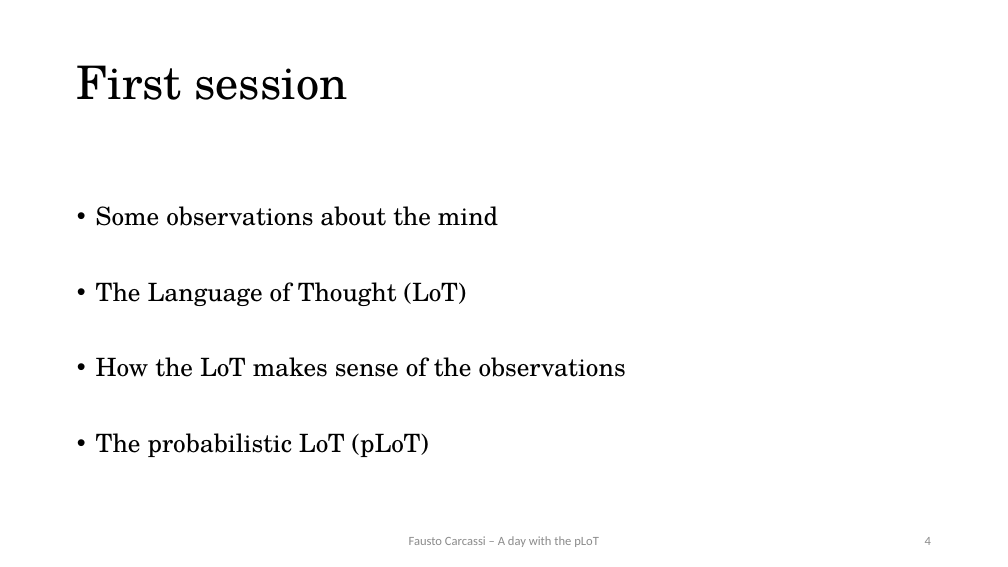
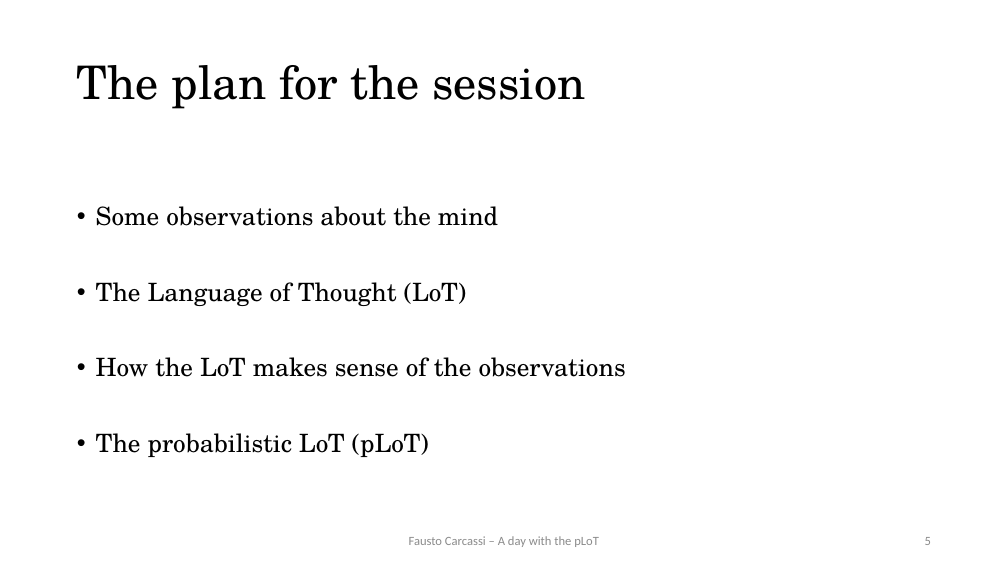
Before and after one commit to thelogicalgrammar/pLoT_workshop, a slide deck: slide 5 of book/lectures/1.pptx (slide 4 before the commit). Drawn at 1008x567 pixels with LibreOffice and Linux fonts; fonts in the diff are those of the drawing. Boxes give left, top, right and bottom in pixels: in the first picture for what was removed or moved away, otherwise in the second. Text is boxed around its words. In the diff, an @@ line names an element or a change of style, - is before the commit and + after.

```diff
--- a/book/lectures/1.pptx
+++ b/book/lectures/1.pptx
@@ title at (77, 65, 585, 109): text changed @@
-First session
+The plan for the session
@@ page number at (925, 537, 931, 545): text changed @@
-4
+5
```
Also in this commit, not shown: 8 other slides changed, 6 slides added, 18 other files.
